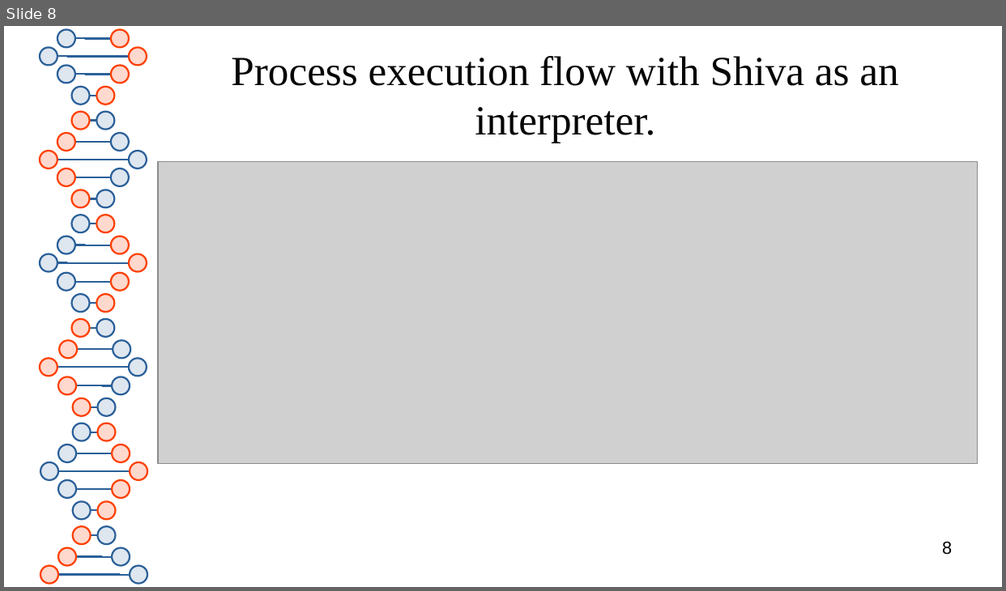
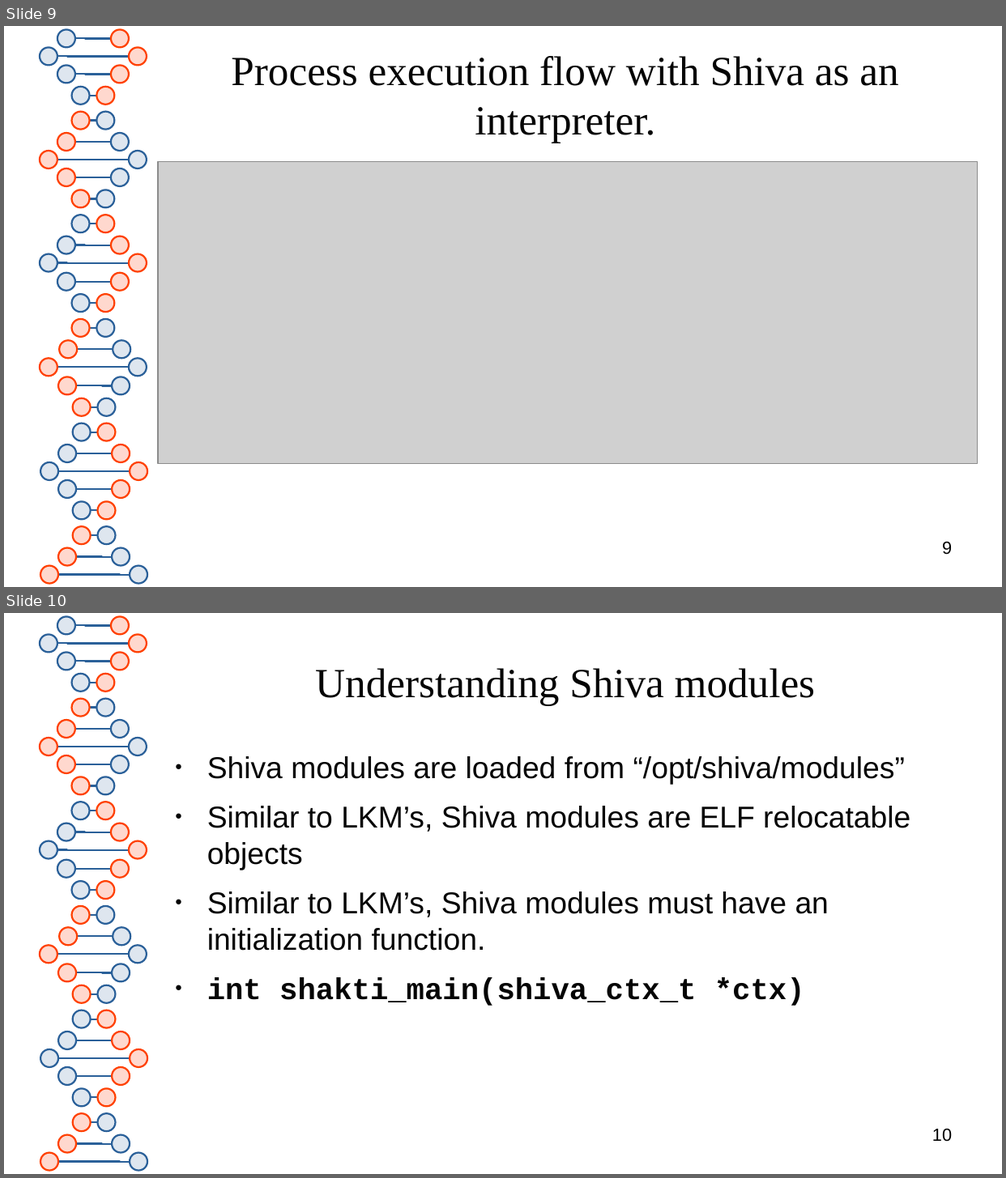
Before and after one commit to advanced-microcode-patching/shiva, a slide deck: presentation/shiva_runtime.odp. Shown one above the other, each under a label of ours: slide 8 before the commit, slides 9 and 10 after it. The pictures are 1006x591 and 1006x1178 pixels, drawn with LibreOffice and Linux fonts; fonts in the diff are those of the drawing; grey boxes stand for pictures. Boxes give left, top, right and bottom in pixels: in the first picture for what was removed or moved away, otherwise in the second. Text is boxed around its words. In the diff, an @@ line names an element or a change of style, - is before the commit and + after.

```diff
--- a/presentation/shiva_runtime.odp
+++ b/presentation/shiva_runtime.odp
@@ slide 10 added at (4,613,1002,1174), background #FFFFFF; not listed: 81 template elements that a slide beside it also shows @@
@@ title added at (315,668,815,705), 33 pt, text #050505 @@
+Understanding Shiva modules
@@ text added at (207,756,910,1006), 24 pt, text #050505 @@
+● Shiva modules are loaded from “/opt/shiva/modules”
+● Similar to LKM’s, Shiva modules are ELF relocatable objects
+● Similar to LKM’s, Shiva modules must have an initialization function.
+● int shakti_main(shiva_ctx_t *ctx)
@@ page number added at (932,1129,952,1142), 14 pt, text #000000 @@
+10
@@ what was slide 8 is now slide 9 @@
@@ page number at (942,542,952,555): text changed @@
-8
+9
```
Also in this commit, not shown: 2 slides changed, 3 other slides added, 35 other files.
